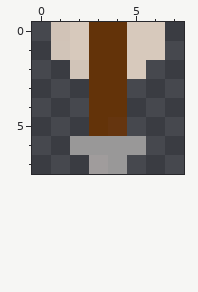
Two versions of one pixel-art sprite, client_pygame/ArrowDown.png. That is the earlier state.
The file is 8x8 pixels. Pixels under 10% opacity are left out. Colours within 5 levels of each other are drawn and written as one.
The result:
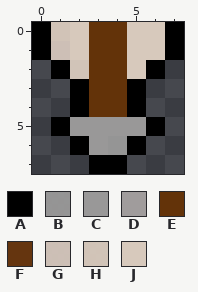
Palette (. is transparent): A #000000  B #999898f4  C #999898  D #a09c9cfe  E #633309  F #65350f  G #d1c3b9f7  H #d7c9bcf5  J #d7c9bc
Log entry: Outlined arrow graphic Let me know how it looks
Changes in this commit:
{"y":0,"x":0,"old":".","new":"A"}
{"y":0,"x":7,"old":".","new":"A"}
{"y":1,"x":0,"old":".H","new":"AG"}
{"y":1,"x":7,"old":".","new":"A"}
{"y":2,"x":1,"old":".","new":"A"}
{"y":2,"x":6,"old":".","new":"A"}
{"y":3,"x":2,"old":".","new":"A"}
{"y":3,"x":5,"old":".","new":"A"}
{"y":4,"x":2,"old":".","new":"A"}
{"y":4,"x":5,"old":".","new":"A"}
{"y":5,"x":1,"old":"..EF..","new":"ACCCCA"}
{"y":6,"x":2,"old":"C","new":"A"}
{"y":6,"x":4,"old":"CC","new":"BA"}
{"y":7,"x":3,"old":"DC","new":"AA"}
{"label":"changed","picture_box":[32,22,184,174]}
